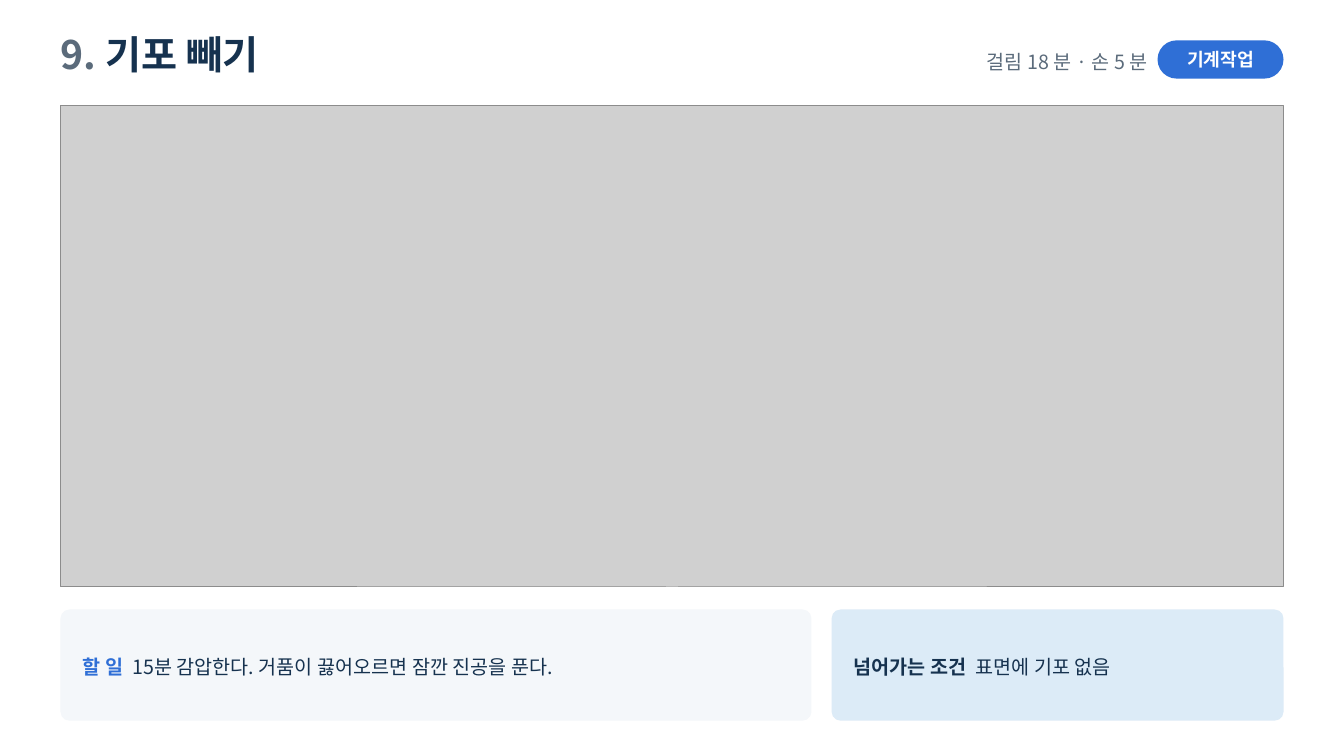
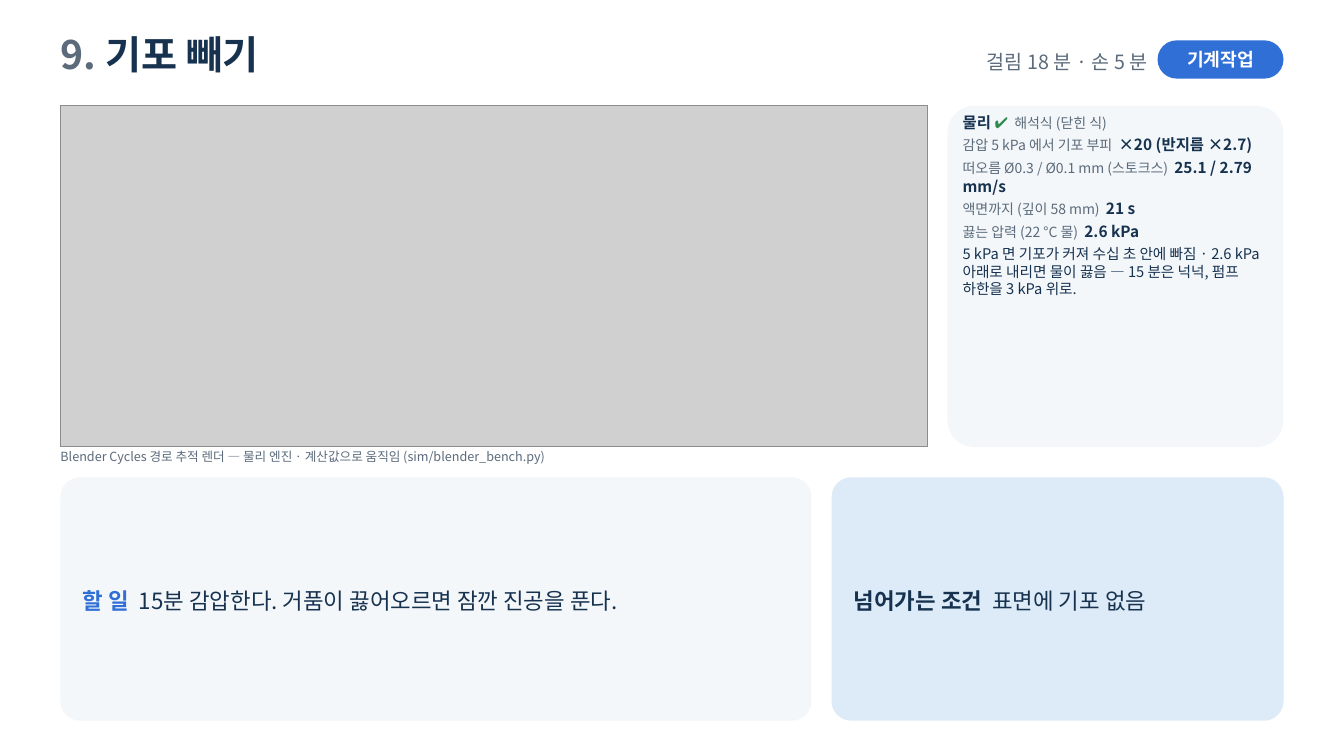
Before and after one commit to Cyborgroid2026/SNSS_Battery, a slide deck: slide 14 of report.pptx (slide 13 before the commit). Drawn at 1344x756 pixels with LibreOffice and Linux fonts; fonts in the diff are those of the drawing; grey boxes stand for pictures. Boxes give left, top, right and bottom in pixels: in the first picture for what was removed or moved away, otherwise in the second. Text is boxed around its words. In the diff, an @@ line names an element or a change of style, - is before the commit and + after.

```diff
--- a/report.pptx
+++ b/report.pptx
@@ picture: place and size @@
-picture at <box>60,106,1284,587</box>
+picture at <box>60,106,928,447</box>
@@ rounded rectangle added at <box>948,106,1284,448</box>, fill #F4F7FA @@
@@ text added at <box>963,115,1260,295</box>, 10 pt, text #16324F @@
+물리 ✔ 해석식 (닫힌 식)
+감압 5 kPa 에서 기포 부피 ×20 (반지름 ×2.7)
+떠오름 Ø0.3 / Ø0.1 mm (스토크스) 25.1 / 2.79 mm/s
+액면까지 (깊이 58 mm) 21 s
+끓는 압력 (22 °C 물) 2.6 kPa
+5 kPa 면 기포가 커져 수십 초 안에 빠짐 · 2.6 kPa 아래로 내리면 물이 끓음 — 15 분은 넉넉, 펌프 하한을 3 kPa 위로.
@@ rounded rectangle: place and size @@
-rounded rectangle at <box>60,610,812,721</box>
+rounded rectangle at <box>60,478,812,721</box>
@@ text added at <box>60,450,545,464</box>, 9 pt, text #5B6B7B @@
+Blender Cycles 경로 추적 렌더 — 물리 엔진 · 계산값으로 움직임 (sim/blender_bench.py)
@@ rounded rectangle: place and size @@
-rounded rectangle at <box>832,610,1284,721</box>
+rounded rectangle at <box>832,478,1284,721</box>
@@ text "할 일 15분 감압한다. 거품이 ...": place and size @@
-text "할 일 15분 감압한다. 거품이 ..." at <box>83,657,553,676</box>
+text "할 일 15분 감압한다. 거품이 ..." at <box>83,590,617,611</box>
@@ text "할 일 15분 감압한다. 거품이 ..." at <box>83,590,617,611</box>: size 14 to 16 pt @@
@@ text "넘어가는 조건 표면에 기포 없음" at <box>854,590,1146,611</box>: size 14 to 16 pt @@
@@ text "넘어가는 조건 표면에 기포 없음": place and size @@
-text "넘어가는 조건 표면에 기포 없음" at <box>854,657,1111,676</box>
+text "넘어가는 조건 표면에 기포 없음" at <box>854,590,1146,611</box>
```
Also in this commit, not shown: 19 other slides changed, 1 slide added, 32 other files.
